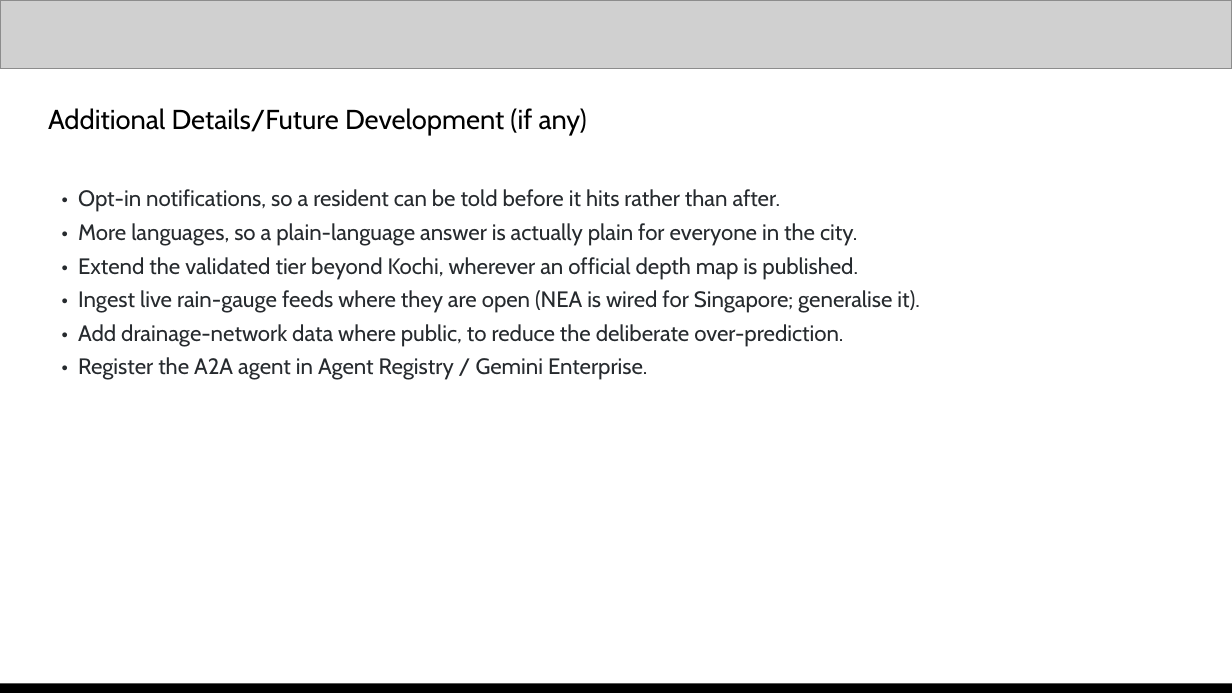
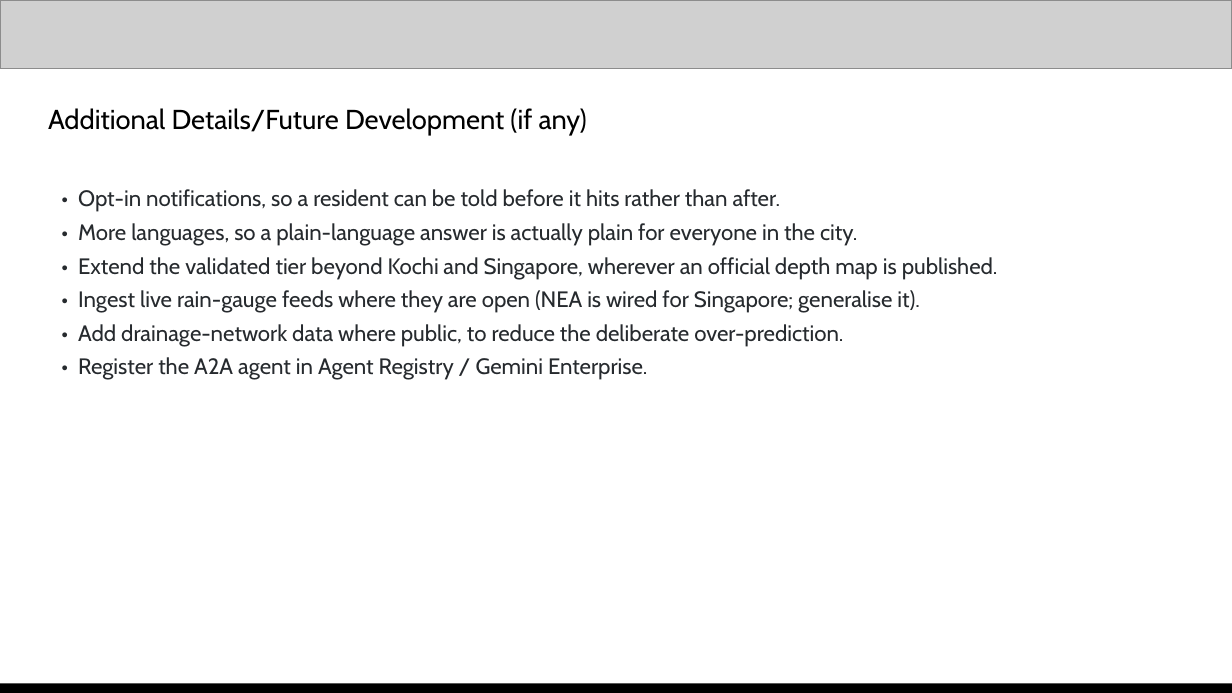
Before and after one commit to anduriroshan/before-it-hits, a slide deck: slide 11 of Submission Template - AI Builder Cup.pptx. Drawn at 1232x693 pixels with LibreOffice and Linux fonts; fonts in the diff are those of the drawing; grey boxes stand for pictures. Boxes give left, top, right and bottom in pixels: in the first picture for what was removed or moved away, otherwise in the second. Text is boxed around its words. In the diff, an @@ line names an element or a change of style, - is before the commit and + after.

```diff
--- a/Submission Template - AI Builder Cup.pptx
+++ b/Submission Template - AI Builder Cup.pptx
@@ text at (x1=78, y1=257, x2=998, y2=280): text changed @@
-• Extend the validated tier beyond Kochi, wherever an official depth map is published.
+• Extend the validated tier beyond Kochi and Singapore, wherever an official depth map is published.
```
Also in this commit, not shown: 5 other slides changed, 12 other files.
